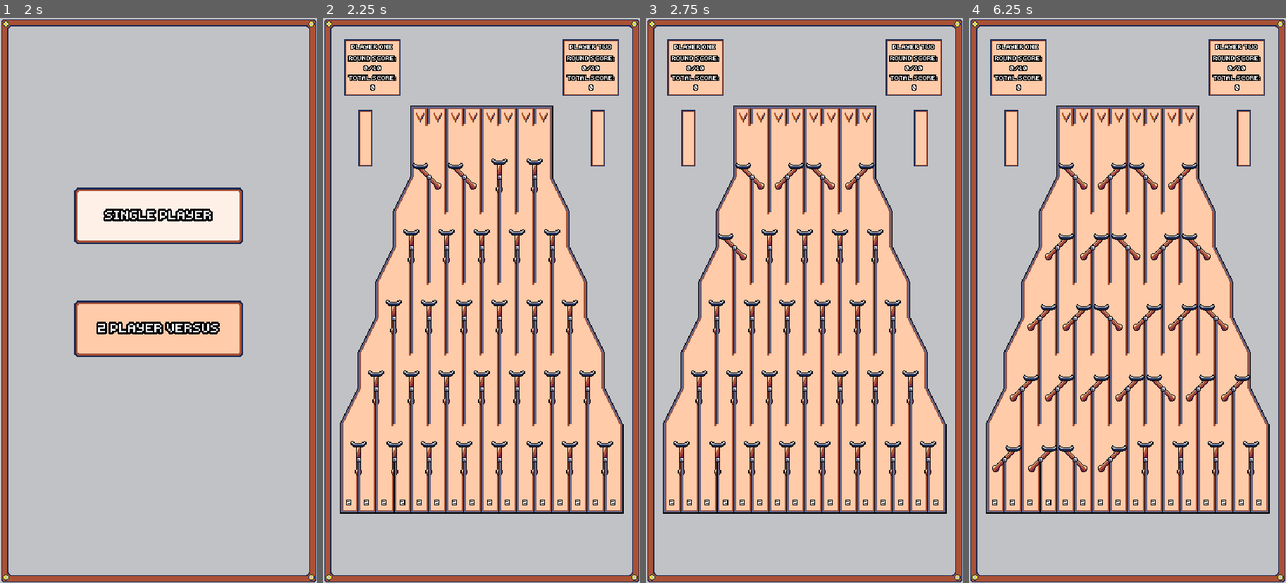
Above: before the commit, frames 1-4 (left to right).
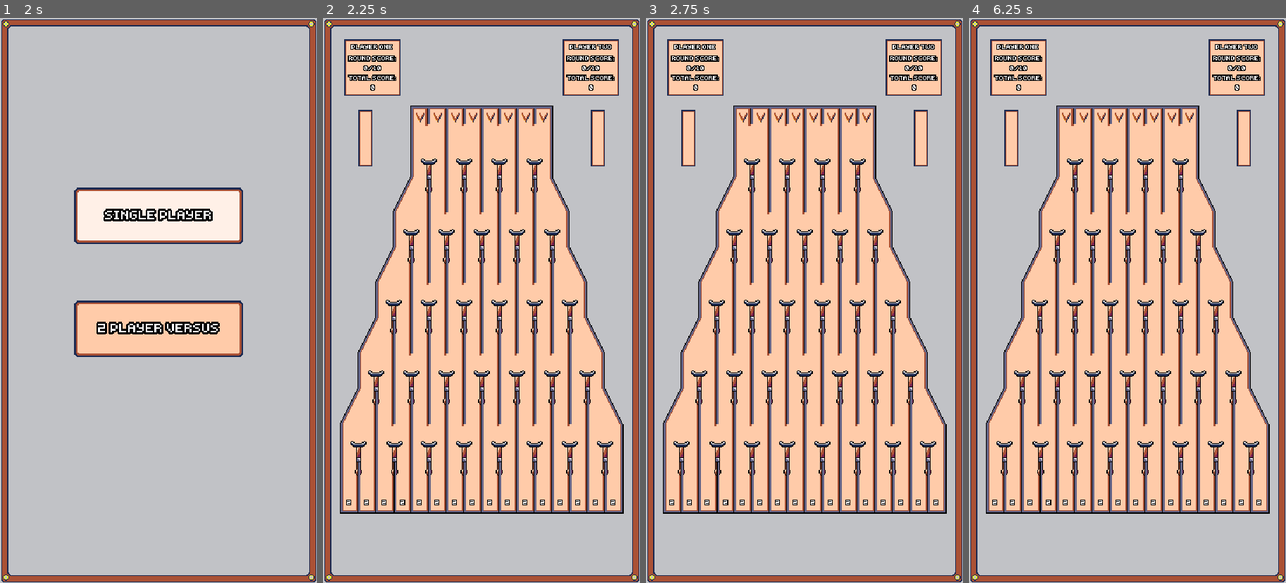
Above: after the commit, the same moments.

Repository: nico-bebop/Coin-Drop
Game: Godot game, scene res://menu/main_menu.tscn
Same seed, same stepped clock (60 frames per second), same inputs: the game is played once before the commit and once after it.
Inputs (mouse positions are in pixels of both pictures, inside the frame that each line leads up to):
- Up to frame 1 (2 s): click "SINGLE PLAYER" at 0.5 s; click "SINGLE PLAYER" at 1.25 s
- Up to frame 2 (2.25 s): click "2 PLAYER VERSUS" at 2 s
- Up to frame 3 (2.75 s): no input
- Up to frame 4 (6.25 s): move the mouse to (1067, 119) at 2.77 s; click (1067, 119) at 2.85 s; move the mouse to (1083, 119) at 3.52 s; click (1083, 119) at 3.6 s; move the mouse to (1102, 119) at 4.27 s; click (1102, 119) at 4.35 s; move the mouse to (1117, 119) at 5.02 s; click (1117, 119) at 5.1 s; move the mouse to (1137, 119) at 5.77 s; click (1137, 119) at 5.85 s

Frame 1 is identical in both runs. In frame 2, 0.3% of the frame differs, in the area x 28-49%, y 24-31%; in frame 3, 0.8%; in frame 4, 4.2%, in the area x 7-89%, y 24-81%.
Error after the commit: Invalid get index 'FLIP_TO_LEFT' (on base: 'Node (globals.gd)'). (res://board/moving_parts/switch.gd:15)

Commit message:
Smoother switch animation

Diff:
--- a/board/moving_parts/switch.gd
+++ b/board/moving_parts/switch.gd
@@ -1,4 +1,7 @@
 extends Node2D
+
+const FLIP_TO_LEFT = "FlipToLeft"
+const FLIP_TO_RIGHT = "FlipToRight"
 
 onready var animation_player = $AnimationPlayer
 
@@ -7,18 +10,20 @@
 
 func set_random_position():
 	randomize()
+
 	if randi() % 2 == 0:
-		animation_player.play("FlipToLeft")
+		animation_player.play(Globals.FLIP_TO_LEFT, -1, 0.8)
 	else:
-		animation_player.play("FlipToRight")
+		animation_player.play(Globals.FLIP_TO_RIGHT, -1, 0.8)
+	animation_player.seek(0.2)
 
 
 func flip_contrary():
 	match orientation:
 		Globals.LEFT:
-			animation_player.play("FlipToRight")
+			animation_player.play(Globals.FLIP_TO_RIGHT)
 		Globals.RIGHT:
-			animation_player.play("FlipToLeft")
+			animation_player.play(Globals.FLIP_TO_LEFT)
 
 
 func _on_Bottom_body_entered(_body):
